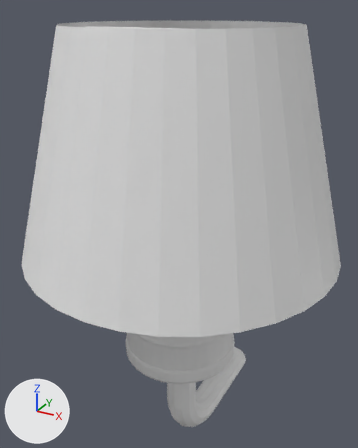
One commit to the Blender file Assets/Models/lamp2.blend: the scene before it, then after it.
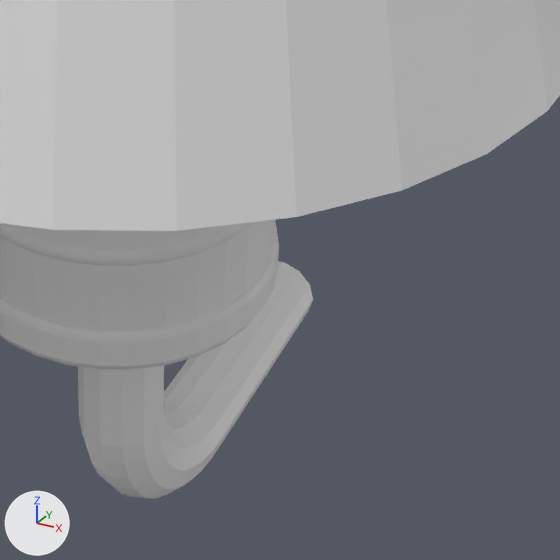
Each version is shown whole from a camera (50 mm lens) standing at (2.09, -3.85, 2.55) and looking at (-0.2, 0.32, 0.47), then close up on the part from 39% to 92% of the width and 58% to 100% of the height. The lights are fixed; the arrows at lower left show +X, +Y and +Z.
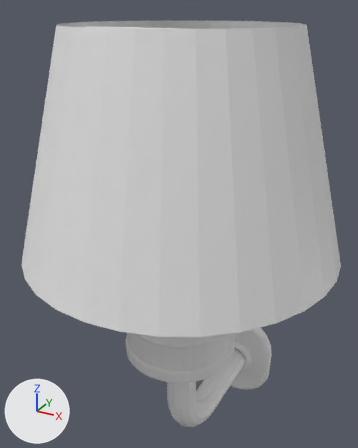
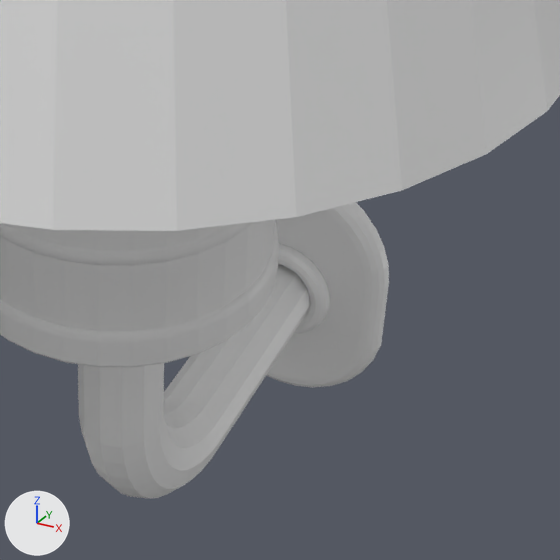
Where the newer file only moved an object's origin or applied its transform, the numbers keep the older frame.

What changed in the scene script:
```text
Change me_cylinder:
    used by ob_cylinder; location = (0.0, 0.0, 0.0)
    remove me_cylinder.from_pydata(...)  # 6630 vertices, 6585 faces; spans x -1.5..1.5, y -1.5..1.66, z -2.26..2.42
    add me_cylinder.from_pydata(...)  # 7526 vertices, 7451 faces; spans x -1.5..1.5, y -1.5..1.75, z -2.71..2.42
    me_cylinder part 1: a new loose piece, a torus around y (ring radius 0.2, tube radius 0.05) spanning x -0.25..0.25, y 1.59..1.69, z -2.34..-1.84
    me_cylinder part 2: a new loose piece of 192 vertices spanning x -0.5..0.5, y 1.66..1.75, z -2.71..-1.44
    me_cylinder part 3
    32 vertices are removed from x -0.56..0.56, y -0.58..0.54, z -0.81
    33 faces are deleted
    160 vertices are added at x -0.58..0.58, y -0.59..0.56, z -0.81..-0.79
    161 new faces join them
```

Where the change shows, as pixel boxes (x1, y1, x2, y2) in the close-ups (560 x 560 px):
part 1 of me_cylinder, added: after (278, 244, 330, 334)
part 2 of me_cylinder, added: after (267, 202, 389, 387)
part 3 of me_cylinder, built on: before (0, 326, 246, 370); after (0, 326, 246, 367)
